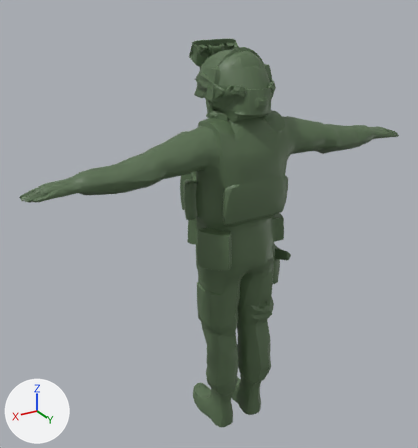
One commit to the glTF model content/art/models/soldier-helmet-combo.glb: the scene before it, then after it.
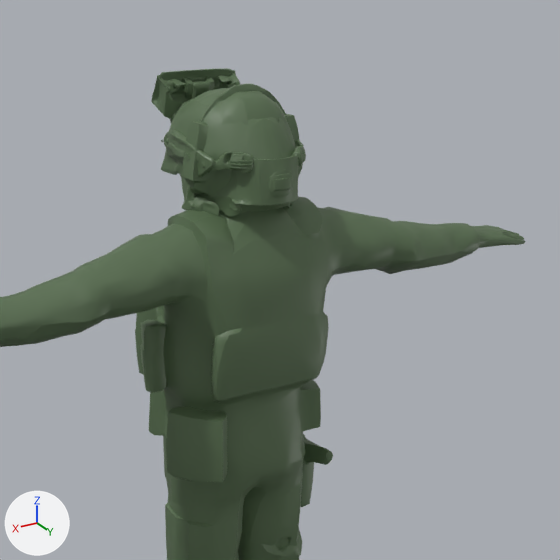
Old and new are each drawn whole from a 50 mm lens placed at (0.722, 1.088, 0.642), pointed at (0.041, -0.048, 0.074) and again close up on the part from 25% to 100% of the width and 0% to 70% of the height. Every picture has the same lights, and +X, +Y and +Z are marked at lower left. The older version's two pictures come first. Where no turn or scale is listed for an object, it has been applied to the vertices.

Names of what the first close-up shows: 'geometry_0', 'geometry_0.001'.
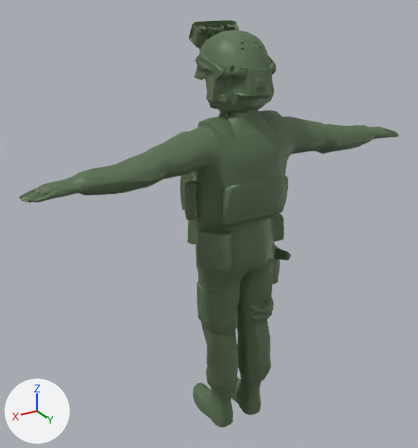
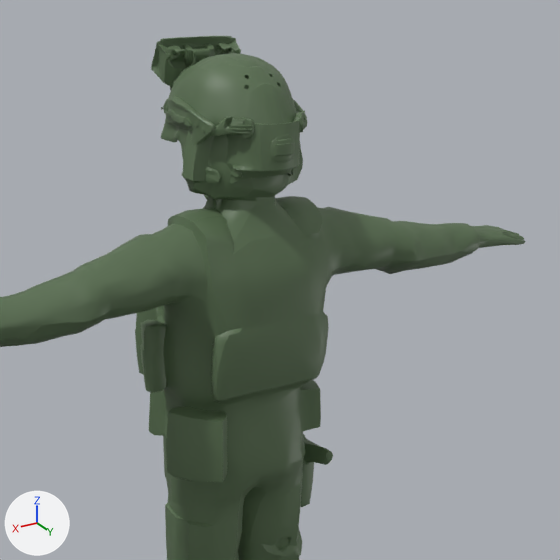
Commit message: Helmet lifted up on soldier combo

The change, as a list of edits to the scene's bpy script:
```text
Change ob_geometry_0_001:
    ob_geometry_0_001.location: (0.0, 0.0, 0.4) -> (0.0, 0.0, 0.44)
```

Pixel boxes (x1, y1, x2, y2) of what changed, in the close-ups (560 x 560 px):
'geometry_0.001', moved: before (152, 68, 306, 217); after (151, 36, 307, 184)
